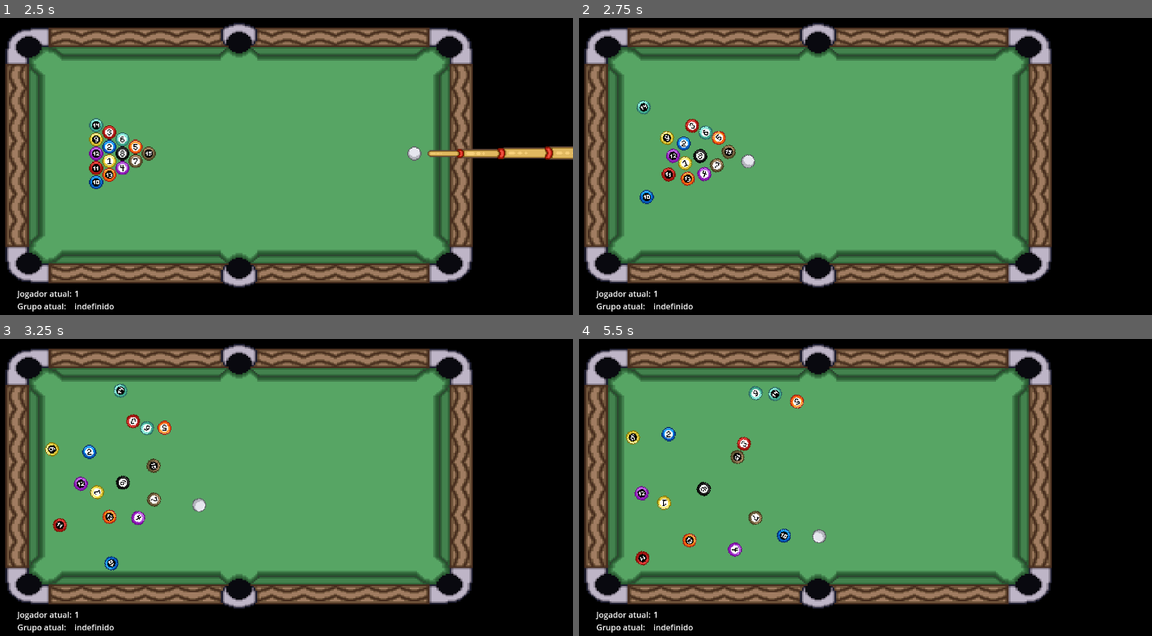
Above: before the commit, frames 1-4 (two rows, left to right).
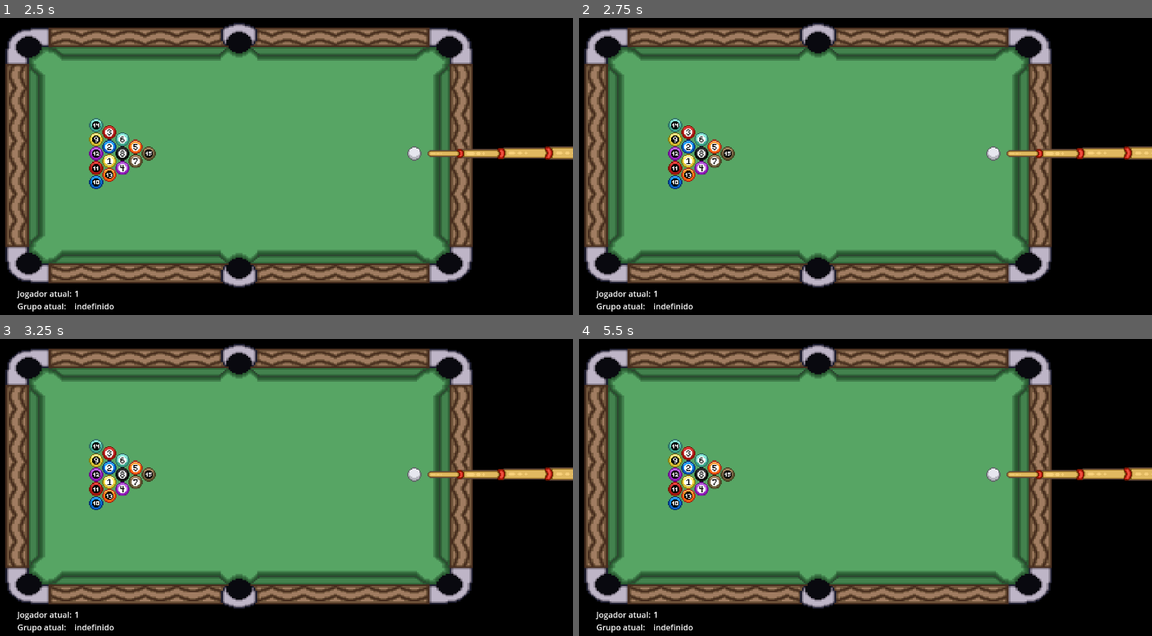
Above: after the commit, the same moments.

Repository: MathiasRLuz/Sinuca--8-Ball-Pool-
Game: Godot game, scene res://scenes/sinuca.tscn
Same seed, same stepped clock (60 frames per second), same inputs: the game is played once before the commit and once after it. This scene is started directly instead of the project's main scene. The engine's default icon, where the game draws it, is replaced by a stand-in: a white triangle on a blue panel in a dark square.
Inputs (mouse positions are in pixels of both pictures, inside the frame that each line leads up to):
- Up to frame 1 (2.5 s): tap Enter at 0.5, 2 s; move the mouse to (389, 116) at 0.52 s; hold D (right) 0.53-1.28 s; hold E (interact) 0.53-1.28 s; click (389, 116) at 0.67 s; tap Space at 0.77, 1.25, 1.52 s; move the mouse to (120, 151) at 1.27 s; hold S (down) 1.28-2.03 s; tap E (interact) at 1.35 s; move the mouse to (315, 53) at 2.02 s; hold D (right) from 2.03 s (still down); hold E (interact) from 2.03 s (still down)
- Up to frame 2 (2.75 s): keep holding D (right); keep holding E (interact)
- Up to frame 3 (3.25 s): move the mouse to (217, 526) at 2.77 s; release D (right) at 2.78 s; release E (interact) at 2.78 s; hold W (up) from 2.78 s (still down); tap E (interact) at 2.85 s; click (217, 526) at 2.92 s; tap Space at 3.02 s
- Up to frame 4 (5.5 s): move the mouse to (1020, 508) at 3.52 s; release W (up) at 3.53 s; hold E (interact) 3.53-4.28 s; hold A (left) 3.53-5.03 s; tap Space at 3.77, 4.52 s; move the mouse to (636, 401) at 4.27 s; tap E (interact) at 4.35 s; move the mouse to (859, 454) at 5.02 s; hold S (down) from 5.03 s (still down); hold E (interact) from 5.03 s (still down); click (859, 454) at 5.17 s

Frame 1 is identical in both runs. In frame 2, 3.1% of the frame differs, in the area x 10-100%, y 27-63%; in frame 3, 3.6%; in frame 4, 3.8%, in the area x 8-100%, y 15-77%.
Error after the commit: Invalid access to property or key '1' on a base object of type 'Dictionary'. (res://scripts/main.gd:645)

Commit message:
add icons

Diff:
--- a/scripts/global_data.gd
+++ b/scripts/global_data.gd
@@ -28,7 +28,7 @@
 		EnemyDififultyVariables.crit6 : 1000,
 	},
 
-	Npcs.DOMOVOY : {
+	Npcs.SLIME : {
 		EnemyDififultyVariables.power_probability : 1,
 		EnemyDififultyVariables.force_scale : 1,
 		EnemyDififultyVariables.precision : 1,
--- a/scripts/main.gd
+++ b/scripts/main.gd
@@ -717,6 +717,13 @@
 		vez_bot() # show_cue()
 	else:
 		Engine.set_time_scale(1)
+		if bot_power_ready and current_enemy == GlobalData.Npcs.SLIME:
+			bot_power_ready = false
+			# poder slime
+
+			var x = randi_range(limites_paredes[0],limites_paredes[1])
+			var y = randi_range(limites_paredes[3],limites_paredes[2])
+
 		show_cue()
 
 func hide_cue():
Binary file added: assets/Ícones/Bruxa.png
Not shown, added: assets/Ícones/Bruxa.png.import
Binary file added: assets/Ícones/Ciclope.png
Not shown, added: assets/Ícones/Ciclope.png.import
Binary file added: assets/Ícones/Esqueleto.png
Not shown, added: assets/Ícones/Esqueleto.png.import
Binary file added: assets/Ícones/Fantasma.png
Not shown, added: assets/Ícones/Fantasma.png.import
Binary file added: assets/Ícones/Goblin.png
Not shown, added: assets/Ícones/Goblin.png.import
Binary file added: assets/Ícones/Golem.png
Not shown, added: assets/Ícones/Golem.png.import
(and 36 more such lines)
